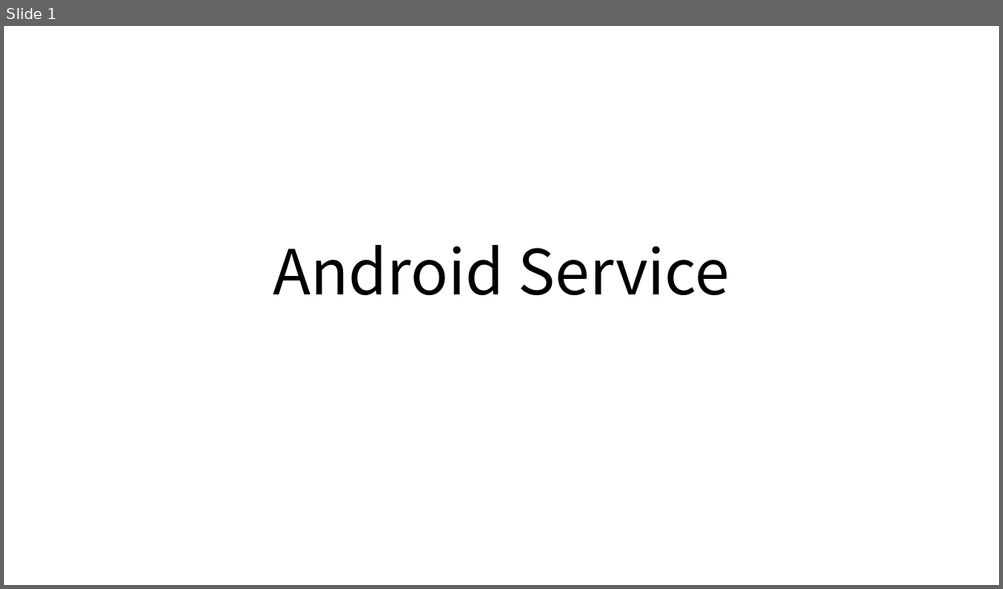
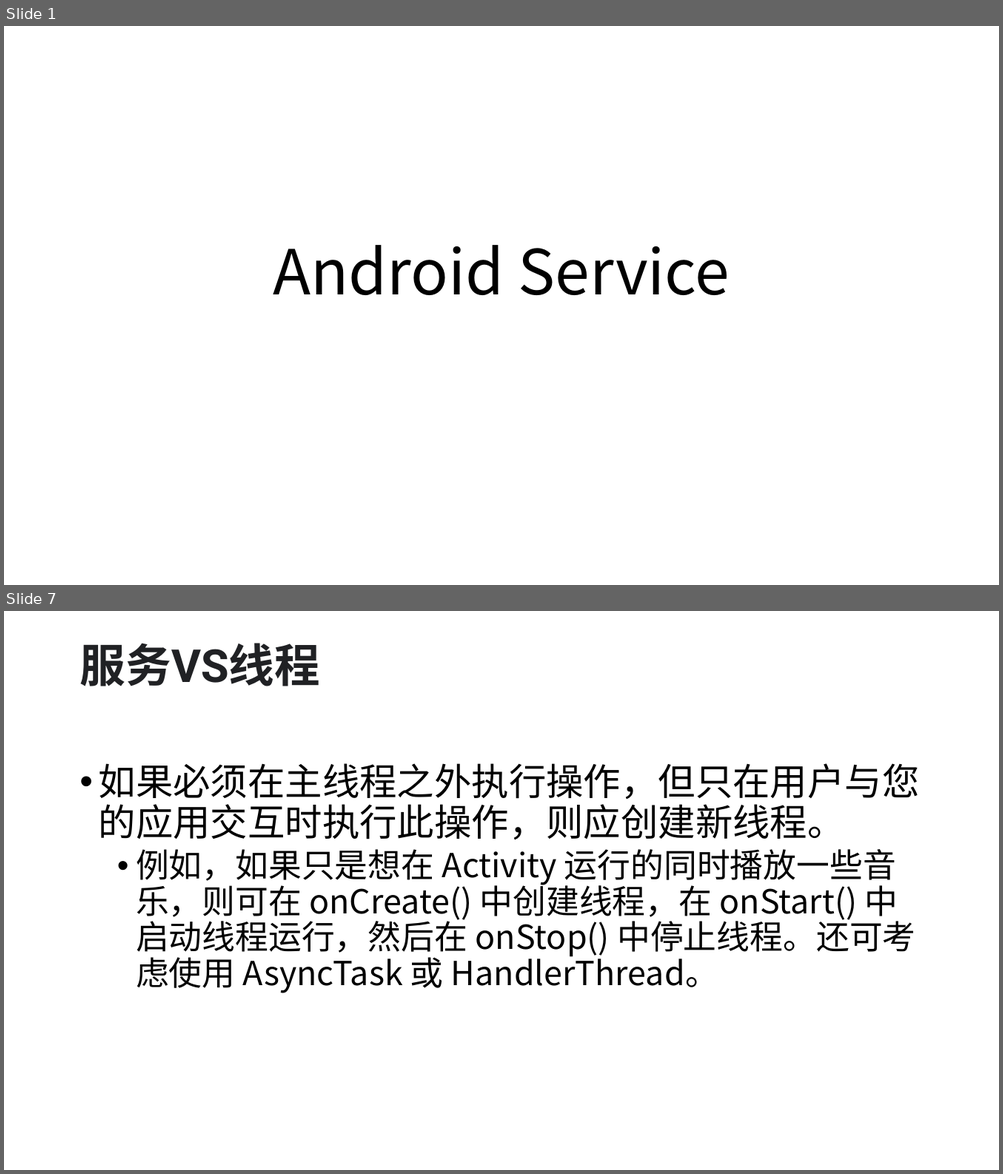
Before and after one commit to tanglw2020/android-class, a slide deck: Android Service.pptx. Shown one above the other, each under a label of ours: slide 1 before the commit, slides 1 and 7 after it; the slides between them are not shown. The pictures are 1003x589 and 1003x1174 pixels, drawn with LibreOffice and Linux fonts; fonts in the diff are those of the drawing. Boxes give left, top, right and bottom in pixels: in the first picture for what was removed or moved away, otherwise in the second. Text is boxed around its words. In the diff, an @@ line names an element or a change of style, - is before the commit and + after.

```diff
--- a/Android Service.pptx
+++ b/Android Service.pptx
@@ slide 7 added at bbox=[4, 611, 999, 1170], background #FFFFFF @@
@@ title added at bbox=[79, 643, 320, 686], 44 pt, text #202124, bold @@
+服务VS线程
@@ text added at bbox=[99, 763, 919, 994], 32 pt, text #000000 @@
+• 如果必须在主线程之外执行操作，但只在用户与您的应用交互时执行此操作，则应创建新线程。
+  • 例如，如果只是想在 Activity 运行的同时播放一些音乐，则可在 onCreate() 中创建线程，在 onStart() 中启动线程运行，然后在 onStop() 中停止线程。还可考虑使用 AsyncTask 或 HandlerThread。
```
Also in this commit, not shown: 6 other slides added, 7 slides removed, 6 other files.
